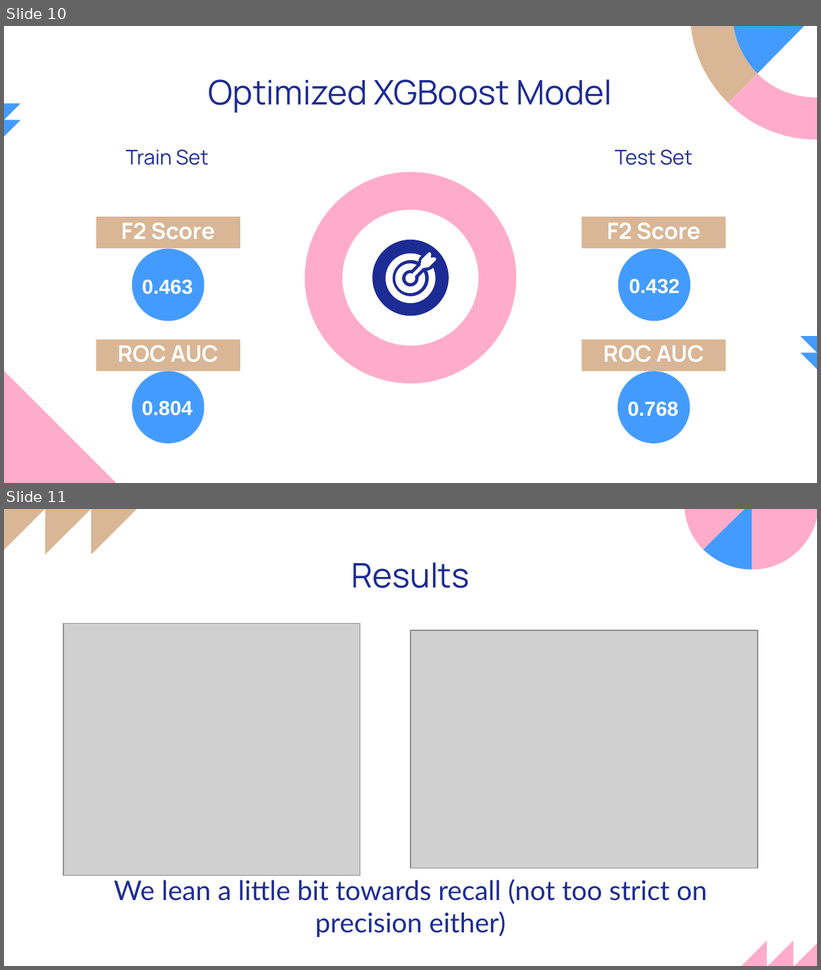
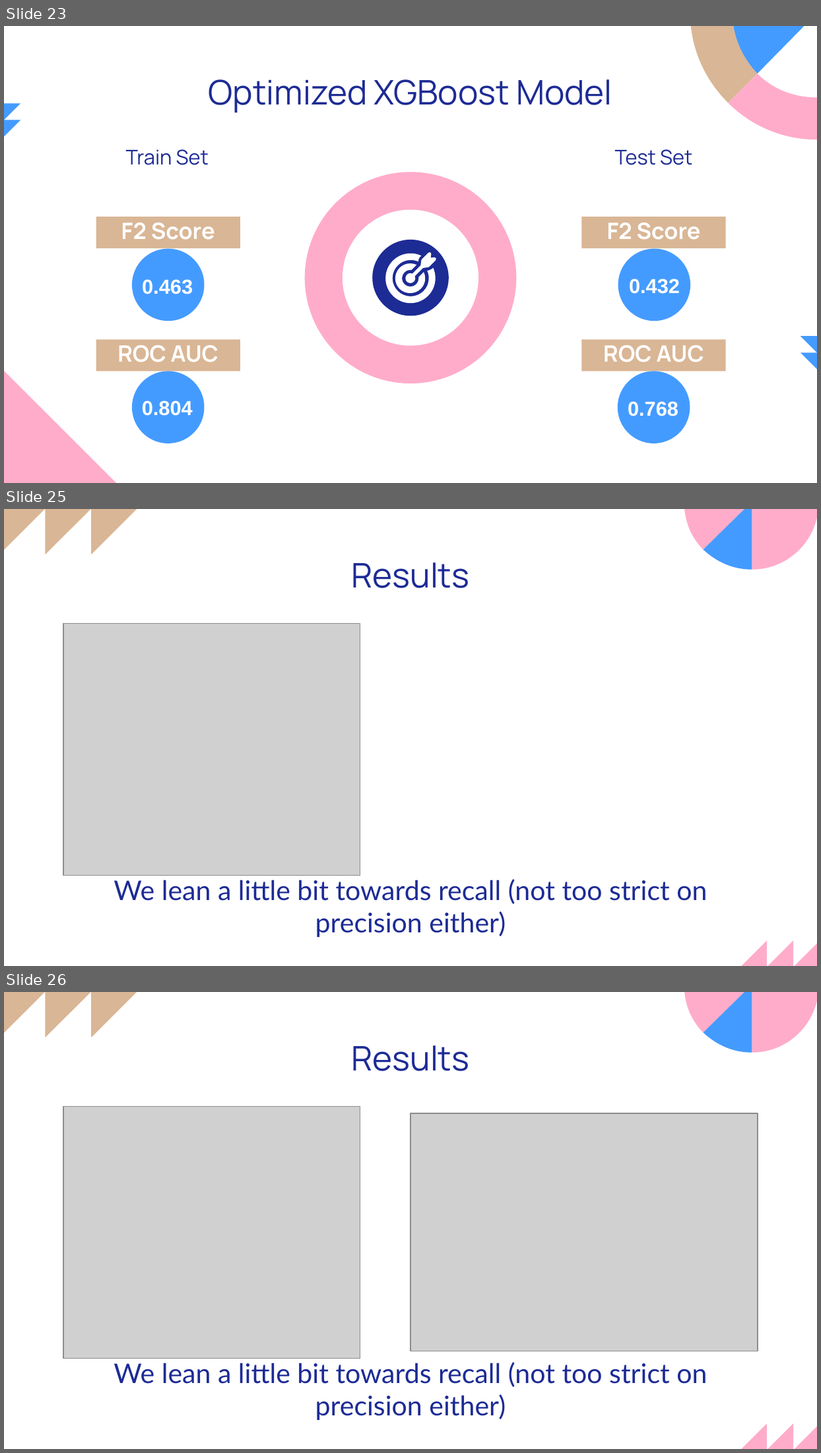
Before and after one commit to luongtruong77/classification-loan-default-risk-detection, a slide deck: Presentation.pptx. Shown one above the other, each under a label of ours: slides 10 and 11 before the commit, slides 23, 25 and 26 after it; the slides between them are not shown. The pictures are 821x970 and 821x1453 pixels, drawn with LibreOffice and Linux fonts; fonts in the diff are those of the drawing; grey boxes stand for pictures. Boxes give left, top, right and bottom in pixels: in the first picture for what was removed or moved away, otherwise in the second. Text is boxed around its words. In the diff, an @@ line names an element or a change of style, - is before the commit and + after.

```diff
--- a/Presentation.pptx
+++ b/Presentation.pptx
@@ slide 25 added at [4,509,817,966], background #FFFFFF; not listed: 8 template elements that a slide beside it also shows @@
@@ title added at [351,562,469,588], 30 pt, text #1D2B95 @@
+Results
@@ picture added at [63,624,360,876] @@
@@ subtitle added at [114,879,707,937], 24 pt, text #1D2B95 @@
+We lean a little bit towards recall (not too strict on precision either)
@@ what was slide 10 is now slide 23 @@
@@ what was slide 11 is now slide 26 @@
```
Also in this commit, not shown: 2 slides changed, 19 other slides added, 2 slides removed, 3 other files.
